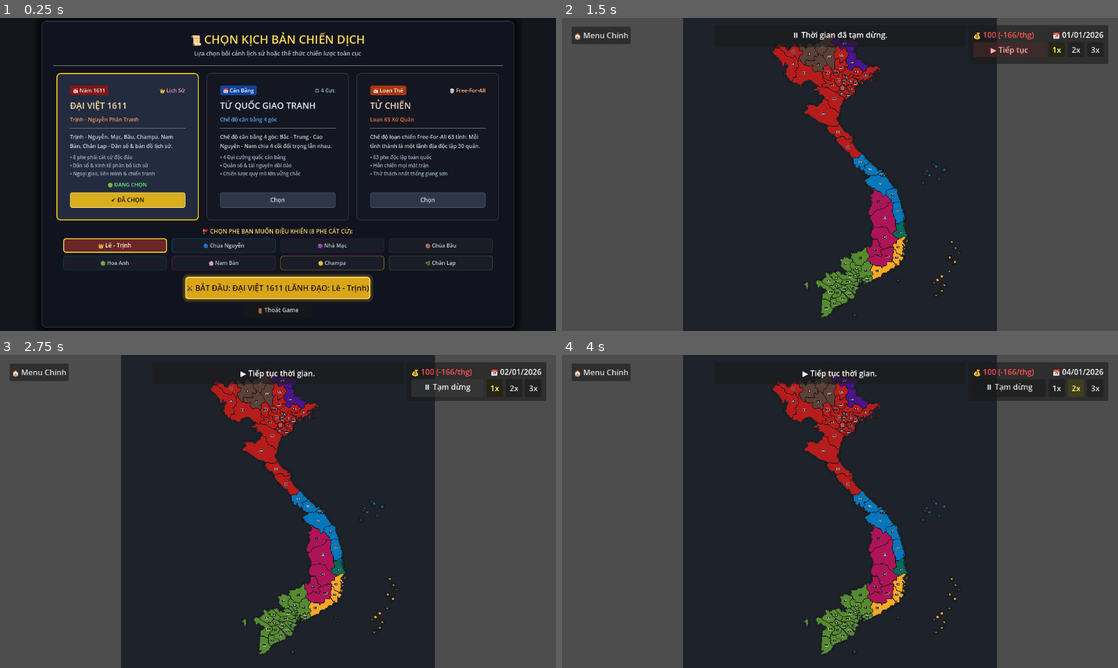
Above: before the commit, frames 1-4 (two rows, left to right).
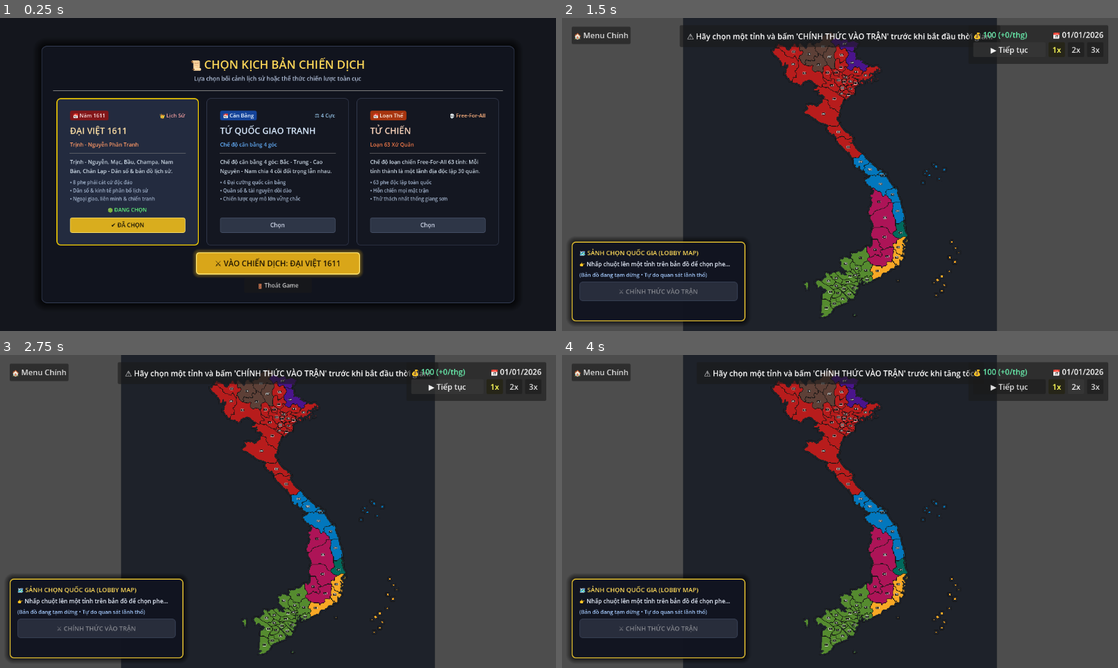
Above: after the commit, the same moments.

Repository: huytrinh975-ui/HHH
Game: Godot game, scene res://MainMenu.tscn
Same seed, same stepped clock (60 frames per second), same inputs: the game is played once before the commit and once after it.
Inputs:
- Up to frame 1 (0.25 s): no input
- Up to frame 2 (1.5 s): click "⚔️ BẮT ĐẦU: ĐẠI VIỆT 1611 (LÃ…" (after the commit: "⚔️ VÀO CHIẾN DỊCH: ĐẠI VIỆT 1…") at 0.5 s; click "⏸ Tạm dừng" (after the commit: "▶ Tiếp tục") at 1.25 s
- Up to frame 3 (2.75 s): click "▶ Tiếp tục" at 2 s
- Up to frame 4 (4 s): click "1x" at 2.75 s; click "2x" at 3.5 s

The runs differ from the first frame. In frame 1, 24% of the frame differs, in the area x 7-93%, y 0-99%; in frame 2, 6.7%; in frame 3, 6.9%; in frame 4, 6.8%.

Commit message:
feat: refactor scenario and faction selection to map-based Lobby flow

Diff:
--- a/ScenarioSelectDialog.tscn
+++ b/ScenarioSelectDialog.tscn
@@ -93,7 +93,7 @@
 mouse_filter = 0
 
 [node name="MainPanel" type="PanelContainer" parent="CenterContainer"]
-custom_minimum_size = Vector2(980, 545)
+custom_minimum_size = Vector2(980, 480)
 layout_mode = 2
 mouse_filter = 0
 theme_override_styles/panel = SubResource("StyleBoxFlat_modal")
@@ -142,7 +142,7 @@
 alignment = 1
 
 [node name="Card1611" type="PanelContainer" parent="CenterContainer/MainPanel/MarginContainer/VBoxContainer/CardsContainer"]
-custom_minimum_size = Vector2(295, 255)
+custom_minimum_size = Vector2(295, 290)
 layout_mode = 2
 mouse_filter = 0
 
@@ -229,7 +229,7 @@
 text = "✔ ĐÃ CHỌN"
 
 [node name="CardTuQuoc" type="PanelContainer" parent="CenterContainer/MainPanel/MarginContainer/VBoxContainer/CardsContainer"]
-custom_minimum_size = Vector2(295, 255)
+custom_minimum_size = Vector2(295, 290)
 layout_mode = 2
 mouse_filter = 0
 
@@ -315,7 +315,7 @@
 text = "Chọn"
 
 [node name="CardTuChien" type="PanelContainer" parent="CenterContainer/MainPanel/MarginContainer/VBoxContainer/CardsContainer"]
-custom_minimum_size = Vector2(295, 255)
+custom_minimum_size = Vector2(295, 290)
 layout_mode = 2
 mouse_filter = 0
 
--- a/game_manager.gd
+++ b/game_manager.gd
@@ -7,6 +7,7 @@
 
 # Trạng thái hiện tại
 var current_mode: String = MODE_SCENARIO_1611
+var is_lobby_mode: bool = true
 var selected_player_faction: String = ""
 var _player_faction: String = "LE_TRINH"
 
--- a/main.gd
+++ b/main.gd
@@ -127,13 +127,32 @@
 var is_left_mouse_down: bool = false
 var was_godot_double_click: bool = false
 
+# ==============================================================================
+# CHẾ ĐỘ SẢNH CHỌN QUỐC GIA (LOBBY SELECTION)
+# ==============================================================================
+var is_lobby_mode: bool = true
+var lobby_selected_faction: String = ""
+var lobby_selected_province: Dictionary = {}
+
+var lobby_panel: PanelContainer = null
+var lobby_faction_label: Label = null
+var lobby_capital_label: Label = null
+var lobby_confirm_button: Button = null
+
 func _ready() -> void:
-	# Cập nhật phe người chơi từ GameManager nếu có
+	# Cập nhật trạng thái Lobby và phe người chơi từ GameManager
 	if GameManager:
-		if GameManager.selected_player_faction != "":
-			player_faction = GameManager.selected_player_faction
-		elif GameManager.player_faction != "":
-			player_faction = GameManager.player_faction
+		is_lobby_mode = GameManager.is_lobby_mode
+		if not is_lobby_mode:
+			if GameManager.selected_player_faction != "":
+				player_faction = GameManager.selected_player_faction
+			elif GameManager.player_faction != "":
+				player_faction = GameManager.player_faction
+
+	if is_lobby_mode:
+		is_paused = true
+		if pause_button:
+			pause_button.text = "▶ Tiếp tục"
 
 	load_provinces_json()
 
@@ -268,7 +287,13 @@
 			mode_name = "ĐẠI VIỆT 1611"
 		elif GameManager.current_mode == GameManager.MODE_63_WARLORDS:
 			mode_name = "TỬ CHIẾN (63 XỨ QUÂN)"
-	show_notification("🚩 CHIẾN DỊCH: %s! Bạn đang chỉ huy phe [%s]." % [mode_name, player_faction])
+
+	if is_lobby_mode:
+		show_notification("🗺️ SẢNH CHỌN QUỐC GIA: Nhấp chuột vào một tỉnh trên bản đồ để chọn phe lãnh đạo!")
+	else:
+		show_notification("🚩 CHIẾN DỊCH: %s! Bạn đang chỉ huy phe [%s]." % [mode_name, player_faction])
+
+	setup_lobby_ui()
 
 	# Nạp kịch bản Đại Việt 1611 nếu đang ở chế độ 1611
 	if GameManager and GameManager.current_mode == GameManager.MODE_SCENARIO_1611:
@@ -280,12 +305,198 @@
 		if sc_data.is_empty():
 			sc_data = ScenarioManager.load_scenario("res://data/scenarios/scenario_1611.json")
 		var success = ScenarioManager.apply_scenario(sc_data, self)
-		if success:
+		if success and not is_lobby_mode:
 			var fac_display = player_faction
 			if sc_data.has("factions") and sc_data["factions"].has(player_faction):
 				fac_display = sc_data["factions"][player_faction].get("display_name", sc_data["factions"][player_faction].get("name", player_faction))
 			show_notification("📜 Khởi đầu kịch bản: Đại Việt 1611 — Bạn đang chỉ huy phe [%s]!" % fac_display)
 			update_gold_display()
+
+func setup_lobby_ui() -> void:
+	if lobby_panel and is_instance_valid(lobby_panel):
+		lobby_panel.visible = is_lobby_mode
+		return
+
+	lobby_panel = PanelContainer.new()
+	lobby_panel.name = "LobbyPanel"
+	lobby_panel.mouse_filter = Control.MOUSE_FILTER_STOP
+
+	# Định vị góc dưới bên trái (anchors_preset = Control.PRESET_BOTTOM_LEFT)
+	lobby_panel.anchors_preset = Control.PRESET_BOTTOM_LEFT
+	lobby_panel.anchor_top = 1.0
+	lobby_panel.anchor_bottom = 1.0
+	lobby_panel.offset_left = 20.0
+	lobby_panel.offset_top = -185.0
+	lobby_panel.offset_right = 380.0
+	lobby_panel.offset_bottom = -20.0
+	lobby_panel.grow_vertical = Control.GROW_DIRECTION_BEGIN
+
+	var style_panel = StyleBoxFlat.new()
+	style_panel.bg_color = Color(0.07, 0.08, 0.13, 0.95)
+	style_panel.border_color = Color(1.0, 0.84, 0.2, 0.9)
+	style_panel.set_border_width_all(2)
+	style_panel.set_corner_radius_all(8)
+	style_panel.shadow_color = Color(0, 0, 0, 0.6)
+	style_panel.shadow_size = 12
+	lobby_panel.add_theme_stylebox_override("panel", style_panel)
+
+	var margin = MarginContainer.new()
+	margin.add_theme_constant_override("margin_left", 14)
+	margin.add_theme_constant_override("margin_top", 12)
+	margin.add_theme_constant_override("margin_right", 14)
+	margin.add_theme_constant_override("margin_bottom", 12)
+	lobby_panel.add_child(margin)
+
+	var vbox = VBoxContainer.new()
+	vbox.add_theme_constant_override("separation", 6)
+	margin.add_child(vbox)
+
+	var title = Label.new()
+	title.text = "🗺️ SẢNH CHỌN QUỐC GIA (LOBBY MAP)"
+	title.add_theme_font_size_override("font_size", 13)
+	title.add_theme_color_override("font_color", Color(1.0, 0.86, 0.35, 1.0))
+	vbox.add_child(title)
+
+	lobby_faction_label = Label.new()
+	lobby_faction_label.text = "👉 Nhấp chuột lên một tỉnh trên bản đồ để chọn phe..."
+	lobby_faction_label.autowrap_mode = TextServer.AUTOWRAP_WORD_SMART
+	lobby_faction_label.add_theme_font_size_override("font_size", 12)
+	lobby_faction_label.add_theme_color_override("font_color", Color(0.9, 0.93, 0.98, 1.0))
+	vbox.add_child(lobby_faction_label)
+
+	lobby_capital_label = Label.new()
+	lobby_capital_label.text = "(Bản đồ đang tạm dừng • Tự do quan sát lãnh thổ)"
+	lobby_capital_label.add_theme_font_size_override("font_size", 11)
+	lobby_capital_label.add_theme_color_override("font_color", Color(0.65, 0.8, 1.0, 1.0))
+	vbox.add_child(lobby_capital_label)
+
+	lobby_confirm_button = Button.new()
+	lobby_confirm_button.text = "⚔️ CHÍNH THỨC VÀO TRẬN"
+	lobby_confirm_button.custom_minimum_size = Vector2(0, 40)
+	lobby_confirm_button.focus_mode = Control.FOCUS_NONE
+	lobby_confirm_button.mouse_filter = Control.MOUSE_FILTER_STOP
+	lobby_confirm_button.disabled = true
+	lobby_confirm_button.add_theme_font_size_override("font_size", 13)
+
+	_update_lobby_button_style(false)
+
+	lobby_confirm_button.pressed.connect(_on_lobby_confirm_pressed)
+	vbox.add_child(lobby_confirm_button)
+
+	$UI.add_child(lobby_panel)
+	lobby_panel.visible = is_lobby_mode
+
+func _update_lobby_button_style(enabled: bool) -> void:
+	if not lobby_confirm_button:
+		return
+	var btn_style = StyleBoxFlat.new()
+	btn_style.set_corner_radius_all(6)
+	if enabled:
+		btn_style.bg_color = Color(0.85, 0.65, 0.1, 1.0)
+		btn_style.border_color = Color(1.0, 0.9, 0.45, 1.0)
+		btn_style.set_border_width_all(2)
+		lobby_confirm_button.add_theme_color_override("font_color", Color(0.12, 0.08, 0.01, 1.0))
+	else:
+		btn_style.bg_color = Color(0.18, 0.20, 0.26, 0.8)
+		btn_style.border_color = Color(0.3, 0.35, 0.45, 0.6)
+		btn_style.set_border_width_all(1)
+		lobby_confirm_button.add_theme_color_override("font_color", Color(0.6, 0.65, 0.75, 0.7))
+	lobby_confirm_button.add_theme_stylebox_override("normal", btn_style)
+	lobby_confirm_button.add_theme_stylebox_override("hover", btn_style)
+	lobby_confirm_button.add_theme_stylebox_override("pressed", btn_style)
+	lobby_confirm_button.add_theme_stylebox_override("disabled", btn_style)
+
+func _handle_lobby_click(click_pos: Vector2) -> void:
+	var clicked_prov = get_province_data_at_pos(click_pos)
+	if clicked_prov.is_empty():
+		return
+
+	var fac = clicked_prov.get("owner", clicked_prov.get("faction", ""))
+	if fac == "":
+		return
+
+	lobby_selected_faction = fac
+	lobby_selected_province = clicked_prov
+
+	# Tô sáng viền tỉnh được chọn bằng shader
+	var id_hex = clicked_prov.get("id_color", clicked_prov.get("original_color", clicked_prov.get("color", "")))
+	set_province_selection_shader(Color.from_string(id_hex, Color.BLACK), true)
+
+	var fac_display = fac
+	if ScenarioManager and ScenarioManager.active_scenario.has("factions") and ScenarioManager.active_scenario["factions"].has(fac):
+		fac_display = ScenarioManager.active_scenario["factions"][fac].get("display_name", ScenarioManager.active_scenario["factions"][fac].get("name", fac))
+
+	var prov_name = clicked_prov.get("name", "Tỉnh")
+	var prov_troops = int(clicked_prov.get("troops", 0))
+
+	if lobby_faction_label:
+		lobby_faction_label.text = "👑 Bạn đang chọn: " + fac_display
+	if lobby_capital_label:
+		lobby_capital_label.text = "📍 Thủ phủ: %s • ⚔️ Quân số: %d" % [prov_name, prov_troops]
+
+	if lobby_confirm_button:
+		lobby_confirm_button.disabled = false
+		lobby_confirm_button.text = "⚔️ CHÍNH THỨC VÀO TRẬN (LÃNH ĐẠO: %s)" % fac_display
+		_update_lobby_button_style(true)
+
+func _on_lobby_confirm_pressed() -> void:
+	if lobby_selected_faction == "" or lobby_selected_province.is_empty():
+		show_notification("⚠️ Vui lòng nhấp chọn một tỉnh trên bản đồ trước!")
+		return
+
+	player_faction = lobby_selected_faction
+	if GameManager:
+		GameManager.selected_player_faction = lobby_selected_faction
+		GameManager.player_faction = lobby_selected_faction
+		GameManager.player_province_id = lobby_selected_province.get("id", "")
+		GameManager.is_lobby_mode = false
+	is_lobby_mode = false
+
+	if lobby_panel:
+		lobby_panel.visible = false
+
+	var fac_display = player_faction
+	if ScenarioManager and ScenarioManager.active_scenario.has("factions") and ScenarioManager.active_scenario["factions"].has(player_faction):
+		fac_display = ScenarioManager.active_scenario["factions"][player_faction].get("display_name", ScenarioManager.active_scenario["factions"][player_faction].get("name", player_faction))
+
+	show_notification("🚩 BẮT ĐẦU VÁN ĐẤU! Bạn đang thống lĩnh phe [%s] (Thủ phủ: %s). Chúc bách chiến bách thắng!" % [
+		fac_display,
+		lobby_selected_province.get("name", "")
+	])
+
+	# Mở bảng thông tin của tỉnh thủ phủ đã chọn
+	show_province_info(lobby_selected_province)
+
+	# Cập nhật kinh tế & ngày tháng
+	update_gold_display()
+	update_date_display()
+
+	# Bắt đầu thời gian game
+	is_paused = false
+	if pause_button:
+		pause_button.text = "⏸ Tạm dừng"
+		pause_button.modulate = Color.WHITE
+
+func reset_to_lobby_mode() -> void:
+	is_lobby_mode = true
+	is_paused = true
+	lobby_selected_faction = ""
+	lobby_selected_province = {}
+	if lobby_panel:
+		lobby_panel.visible = true
+	if lobby_faction_label:
+		lobby_faction_label.text = "👉 Nhấp chuột lên một tỉnh trên bản đồ để chọn phe..."
+	if lobby_capital_label:
+		lobby_capital_label.text = "(Bản đồ đang tạm dừng • Tự do quan sát lãnh thổ)"
+	if lobby_confirm_button:
+		lobby_confirm_button.disabled = true
+		lobby_confirm_button.text = "⚔️ CHÍNH THỨC VÀO TRẬN"
+		_update_lobby_button_style(false)
+	if province_panel:
+		province_panel.visible = false
+	set_province_selection_shader(Color(0, 0, 0, 0), false)
+	if pause_button:
+		pause_button.text = "▶ Tiếp tục"
 
 func cache_province_pixels() -> void:
 	if not id_map_image:
@@ -673,6 +884,9 @@
 	set_paused(not is_paused)
 
 func set_paused(paused: bool) -> void:
+	if is_lobby_mode and not paused:
+		show_notification("⚠️ Hãy chọn một tỉnh và bấm 'CHÍNH THỨC VÀO TRẬN' trước khi bắt đầu thời gian!")
+		return
 	is_paused = paused
 	if pause_button:
 		if is_paused:
@@ -690,6 +904,9 @@
 		show_province_info(selected_province)
 
 func set_speed(speed: int) -> void:
+	if is_lobby_mode:
+		show_notification("⚠️ Hãy chọn một tỉnh và bấm 'CHÍNH THỨC VÀO TRẬN' trước khi tăng tốc!")
+		return
 	game_speed = speed
 	update_speed_buttons_ui()
 
@@ -922,6 +1139,10 @@
 					handle_left_click(get_global_mouse_position(), is_dbl)
 
 func handle_left_click(click_pos: Vector2, is_godot_double_click: bool = false) -> void:
+	if is_lobby_mode:
+		_handle_lobby_click(click_pos)
+		return
+
 	var clicked_prov = get_province_data_at_pos(click_pos)
 	var current_time = Time.get_ticks_msec() / 1000.0
 
--- a/scenario_manager.gd
+++ b/scenario_manager.gd
@@ -82,21 +82,21 @@
 	if target_scene == null:
 		target_scene = _get_active_game_scene()
 
-	# Đồng bộ và áp dụng phe người chơi đã chọn (selected_player_faction)
+	# Đồng bộ và áp dụng phe người chơi nếu không ở chế độ Lobby
 	var gm = _get_game_manager()
-	var effective_player_faction: String = ""
-	if gm and gm.selected_player_faction != "":
-		effective_player_faction = gm.selected_player_faction
-	elif target_scene != null and "player_faction" in target_scene and target_scene.player_faction != "" and factions.has(target_scene.player_faction):
-		effective_player_faction = target_scene.player_faction
-	else:
-		effective_player_faction = "LE_TRINH"
-
-	if gm:
+	if gm and not gm.is_lobby_mode:
+		var effective_player_faction: String = ""
+		if gm.selected_player_faction != "":
+			effective_player_faction = gm.selected_player_faction
+		elif target_scene != null and "player_faction" in target_scene and target_scene.player_faction != "" and factions.has(target_scene.player_faction):
+			effective_player_faction = target_scene.player_faction
+		else:
+			effective_player_faction = "LE_TRINH"
+
 		gm.selected_player_faction = effective_player_faction
 		gm.player_faction = effective_player_faction
-	if target_scene != null and "player_faction" in target_scene:
-		target_scene.player_faction = effective_player_faction
+		if target_scene != null and "player_faction" in target_scene:
+			target_scene.player_faction = effective_player_faction
 
 	var provs_dict: Dictionary = {}
 	if target_scene != null and "provinces_by_id" in target_scene:
--- a/scenario_select_dialog.gd
+++ b/scenario_select_dialog.gd
@@ -21,86 +21,11 @@
 @onready var start_button: Button = $CenterContainer/MainPanel/MarginContainer/VBoxContainer/ActionBar/StartButton
 @onready var close_button: Button = $CenterContainer/MainPanel/MarginContainer/VBoxContainer/ActionBar/CloseButton
 
-# Cấu hình 8 phe phái trong kịch bản Đại Việt 1611
-const FACTIONS_1611 = [
-	{
-		"id": "LE_TRINH",
-		"name": "Lê - Trịnh",
-		"icon": "🔴",
-		"full_name": "Đàng Ngoài (Lê - Trịnh)",
-		"color": Color("#B71C1C"),
-		"capital": "VNHN"
-	},
-	{
-		"id": "NGUYEN",
-		"name": "Chúa Nguyễn",
-		"icon": "🔵",
-		"full_name": "Đàng Trong (Chúa Nguyễn)",
-		"color": Color("#0277BD"),
-		"capital": "VNDN"
-	},
-	{
-		"id": "MAC",
-		"name": "Nhà Mạc",
-		"icon": "🟣",
-		"full_name": "Nhà Mạc (Cao Bằng)",
-		"color": Color("#4A148C"),
-		"capital": "VN04"
-	},
-	{
-		"id": "CHUA_BAU",
-		"name": "Chúa Bầu",
-		"icon": "🟤",
-		"full_name": "Chúa Bầu (Tuyên Quang)",
-		"color": Color("#5D4037"),
-		"capital": "VN07"
-	},
-	{
-		"id": "HOA_ANH",
-		"name": "Hoa Anh",
-		"icon": "🟢",
-		"full_name": "Tiểu Quốc Hoa Anh (Phú Yên)",
-		"color": Color("#00695C"),
-		"capital": "VN32"
-	},
-	{
-		"id": "NAM_BAN",
-		"name": "Nam Bàn",
-		"icon": "🌸",
-		"full_name": "Tiểu Quốc Nam Bàn (Tây Nguyên)",
-		"color": Color("#AD1457"),
-		"capital": "VN33"
-	},
-	{
-		"id": "CHAMPA",
-		"name": "Champa",
-		"icon": "🟡",
-		"full_name": "Champa (Panduranga)",
-		"color": Color("#F9A825"),
-		"capital": "VN34"
-	},
-	{
-		"id": "CHAN_LAP",
-		"name": "Chân Lạp",
-		"icon": "🌿",
-		"full_name": "Thủy Chân Lạp (Gia Định)",
-		"color": Color("#558B2F"),
-		"capital": "VNSG"
-	}
-]
-
 var selected_scenario_id: String = "dai_viet_1611"
-var selected_1611_faction: String = "LE_TRINH"
-var faction_buttons: Dictionary = {}
-var faction_selection_box: VBoxContainer = null
 
 func _ready() -> void:
 	# Chặn toàn bộ sự kiện chuột lọt xuyên xuống bản đồ hoặc các node phía dưới
 	mouse_filter = Control.MOUSE_FILTER_STOP
-
-	var gm = _get_game_manager()
-	if gm and gm.selected_player_faction != "":
-		selected_1611_faction = gm.selected_player_faction
 
 	if btn_select_1611:
 		btn_select_1611.mouse_filter = Control.MOUSE_FILTER_STOP
@@ -134,97 +59,7 @@
 			close_button.pressed.connect(close_dialog)
 		close_button.visible = is_modal
 
-	# Xây dựng giao diện chọn 8 phe phái kịch bản 1611
-	_build_faction_selection_ui()
-
 	select_scenario(selected_scenario_id)
-
-func _build_faction_selection_ui() -> void:
-	var vbox_parent = $CenterContainer/MainPanel/MarginContainer/VBoxContainer
-	var action_bar = vbox_parent.get_node_or_null("ActionBar")
-	if not vbox_parent or not action_bar:
-		return
-
-	faction_selection_box = VBoxContainer.new()
-	faction_selection_box.name = "FactionSelectionBox"
-	faction_selection_box.mouse_filter = Control.MOUSE_FILTER_STOP
-	faction_selection_box.add_theme_constant_override("separation", 6)
-
-	var title_lbl = Label.new()
-	title_lbl.name = "FactionTitleLabel"
-	title_lbl.text = "🚩 CHỌN PHE BẠN MUỐN ĐIỀU KHIỂN (8 PHE CÁT CỨ):"
-	title_lbl.horizontal_alignment = HORIZONTAL_ALIGNMENT_CENTER
-	title_lbl.add_theme_font_size_override("font_size", 12)
-	title_lbl.add_theme_color_override("font_color", Color(1.0, 0.85, 0.4, 1.0))
-	faction_selection_box.add_child(title_lbl)
-
-	var grid = GridContainer.new()
-	grid.name = "FactionGrid"
-	grid.columns = 4
-	grid.size_flags_horizontal = Control.SIZE_SHRINK_CENTER
-	grid.mouse_filter = Control.MOUSE_FILTER_STOP
-	grid.add_theme_constant_override("h_separation", 10)
-	grid.add_theme_constant_override("v_separation", 6)
-	faction_selection_box.add_child(grid)
-
-	for fac in FACTIONS_1611:
-		var fac_id = fac["id"]
-		var btn = Button.new()
-		btn.name = "BtnFac_" + fac_id
-		btn.custom_minimum_size = Vector2(215, 30)
-		btn.mouse_filter = Control.MOUSE_FILTER_STOP
-		btn.focus_mode = Control.FOCUS_NONE
-		btn.pressed.connect(func(): select_faction_1611(fac_id))
-		grid.add_child(btn)
-		faction_buttons[fac_id] = btn
-
-	# Chèn ngay phía trên ActionBar
-	vbox_parent.add_child(faction_selection_box)
-	vbox_parent.move_child(faction_selection_box, action_bar.get_index())
-
-	_update_faction_buttons_ui()
-
-func select_faction_1611(fac_id: String) -> void:
-	selected_1611_faction = fac_id
-	var gm = _get_game_manager()
-	if gm:
-		gm.selected_player_faction = fac_id
-		gm.player_faction = fac_id
-	_update_faction_buttons_ui()
-	_update_ui_state()
-
-func _update_faction_buttons_ui() -> void:
-	for fac in FACTIONS_1611:
-		var fac_id = fac["id"]
-		var btn = faction_buttons.get(fac_id) as Button
-		if not btn:
-			continue
-		var is_sel = (fac_id == selected_1611_faction)
-		var fac_color: Color = fac["color"]
-
-		var style = StyleBoxFlat.new()
-		style.set_corner_radius_all(5)
-		style.set_content_margin_all(5)
-
-		if is_sel:
-			# Nổi bật viền vàng, nền đậm màu phe
-			style.bg_color = Color(fac_color.r * 0.45 + 0.1, fac_color.g * 0.45 + 0.1, fac_color.b * 0.45 + 0.1, 0.98)
-			style.border_color = Color(1.0, 0.88, 0.2, 1.0)
-			style.set_border_width_all(2)
-			btn.text = "👑 " + fac["name"]
-			btn.add_theme_color_override("font_color", Color(1.0, 0.96, 0.8, 1.0))
-			btn.add_theme_font_size_override("font_size", 12)
-		else:
-			style.bg_color = Color(0.10, 0.12, 0.16, 0.9)
-			style.border_color = Color(fac_color.r, fac_color.g, fac_color.b, 0.6)
-			style.set_border_width_all(1)
-			btn.text = fac["icon"] + " " + fac["name"]
-			btn.add_theme_color_override("font_color", Color(0.85, 0.88, 0.92, 0.9))
-			btn.add_theme_font_size_override("font_size", 11)
-
-		btn.add_theme_stylebox_override("normal", style)
-		btn.add_theme_stylebox_override("hover", style)
-		btn.add_theme_stylebox_override("pressed", style)
 
 func _on_card_gui_input(event: InputEvent, sc_id: String) -> void:
 	if event is InputEventMouseButton and event.button_index == MOUSE_BUTTON_LEFT and event.pressed:
@@ -243,22 +78,14 @@
 	_update_card_style(card_tuquoc, btn_select_tuquoc, status_tuquoc, selected_scenario_id == "tu_quoc")
 	_update_card_style(card_tuchien, btn_select_tuchien, status_tuchien, selected_scenario_id == "tu_chien")
 
-	if faction_selection_box:
-		faction_selection_box.visible = (selected_scenario_id == "dai_viet_1611")
-
 	if start_button:
 		match selected_scenario_id:
 			"dai_viet_1611":
-				var fac_display = selected_1611_faction
-				for fac in FACTIONS_1611:
-					if fac["id"] == selected_1611_faction:
-						fac_display = fac["name"]
-						break
-				start_button.text = "⚔️ BẮT ĐẦU: ĐẠI VIỆT 1611 (LÃNH ĐẠO: %s)" % fac_display
+				start_button.text = "⚔️ VÀO CHIẾN DỊCH: ĐẠI VIỆT 1611"
 			"tu_quoc":
-				start_button.text = "⚔️ BẮT ĐẦU: TỨ QUỐC GIAO TRANH"
+				start_button.text = "⚔️ VÀO CHIẾN DỊCH: TỨ QUỐC GIAO TRANH"
 			"tu_chien":
-				start_button.text = "⚔️ BẮT ĐẦU: TỬ CHIẾN"
+				start_button.text = "⚔️ VÀO CHIẾN DỊCH: TỬ CHIẾN"
 
 func _update_card_style(card: PanelContainer, btn: Button, status: Label, is_selected: bool) -> void:
 	if not card:
@@ -322,24 +149,18 @@
 	var gm = _get_game_manager()
 	var sm = _get_scenario_manager()
 
+	if gm:
+		gm.is_lobby_mode = true
+		gm.selected_player_faction = ""
+
 	match selected_scenario_id:
 		"dai_viet_1611":
-			var cap_prov = "VNHN"
-			for fac in FACTIONS_1611:
-				if fac["id"] == selected_1611_faction:
-					cap_prov = fac.get("capital", "VNHN")
-					break
 			if gm:
 				gm.current_mode = gm.MODE_SCENARIO_1611
-				gm.selected_player_faction = selected_1611_faction
-				gm.player_faction = selected_1611_faction
-				gm.player_province_id = cap_prov
 			if sm:
 				var sc_path = "res://data/scenarios/scenario_1611.json"
-				var sc_data = sm.load_scenario(sc_path)
-				var cur_scene = get_tree().current_scene if get_tree() else null
-				sm.apply_scenario(sc_data, cur_scene)
-			print("ScenarioSelect: Đã kích hoạt kịch bản Đại Việt 1611 với phe: ", selected_1611_faction)
+				sm.load_scenario(sc_path)
+			print("ScenarioSelect: Vào chiến dịch Đại Việt 1611 -> Mở sảnh chọn phe trên bản đồ")
 			emit_signal("scenario_started", "dai_viet_1611")
 			close_dialog()
 			_switch_to_campaign_map()
@@ -347,12 +168,9 @@
 		"tu_quoc":
 			if gm:
 				gm.current_mode = gm.MODE_FOUR_FACTIONS
-				gm.selected_player_faction = "Quân Đội Miền Bắc"
-				gm.player_faction = "Quân Đội Miền Bắc"
-				gm.player_province_id = "VNHN"
 			if sm:
 				sm.clear_active_scenario()
-			print("ScenarioSelect: Đã kích hoạt kịch bản Tứ Quốc Giao Tranh!")
+			print("ScenarioSelect: Vào chiến dịch Tứ Quốc Giao Tranh -> Mở sảnh chọn phe trên bản đồ")
 			emit_signal("scenario_started", "tu_quoc")
 			close_dialog()
 			_switch_to_campaign_map()
@@ -360,12 +178,9 @@
 		"tu_chien":
 			if gm:
 				gm.current_mode = gm.MODE_63_WARLORDS
-				gm.selected_player_faction = "Hà Nội"
-				gm.player_faction = "Hà Nội"
-				gm.player_province_id = "VNHN"
 			if sm:
 				sm.clear_active_scenario()
-			print("ScenarioSelect: Đã kích hoạt kịch bản Tử Chiến!")
+			print("ScenarioSelect: Vào chiến dịch Tử Chiến -> Mở sảnh chọn phe trên bản đồ")
 			emit_signal("scenario_started", "tu_chien")
 			close_dialog()
 			_switch_to_campaign_map()
@@ -377,10 +192,6 @@
 
 func open_dialog() -> void:
 	visible = true
-	var gm = _get_game_manager()
-	if gm and gm.selected_player_faction != "":
-		selected_1611_faction = gm.selected_player_faction
-	_update_faction_buttons_ui()
 	select_scenario(selected_scenario_id)
 
 func _switch_to_campaign_map() -> void:
@@ -388,5 +199,7 @@
 	if not tree:
 		return
 	if tree.current_scene and tree.current_scene.scene_file_path == "res://main.tscn":
+		if tree.current_scene.has_method("reset_to_lobby_mode"):
+			tree.current_scene.reset_to_lobby_mode()
 		return
 	tree.change_scene_to_file("res://main.tscn")
